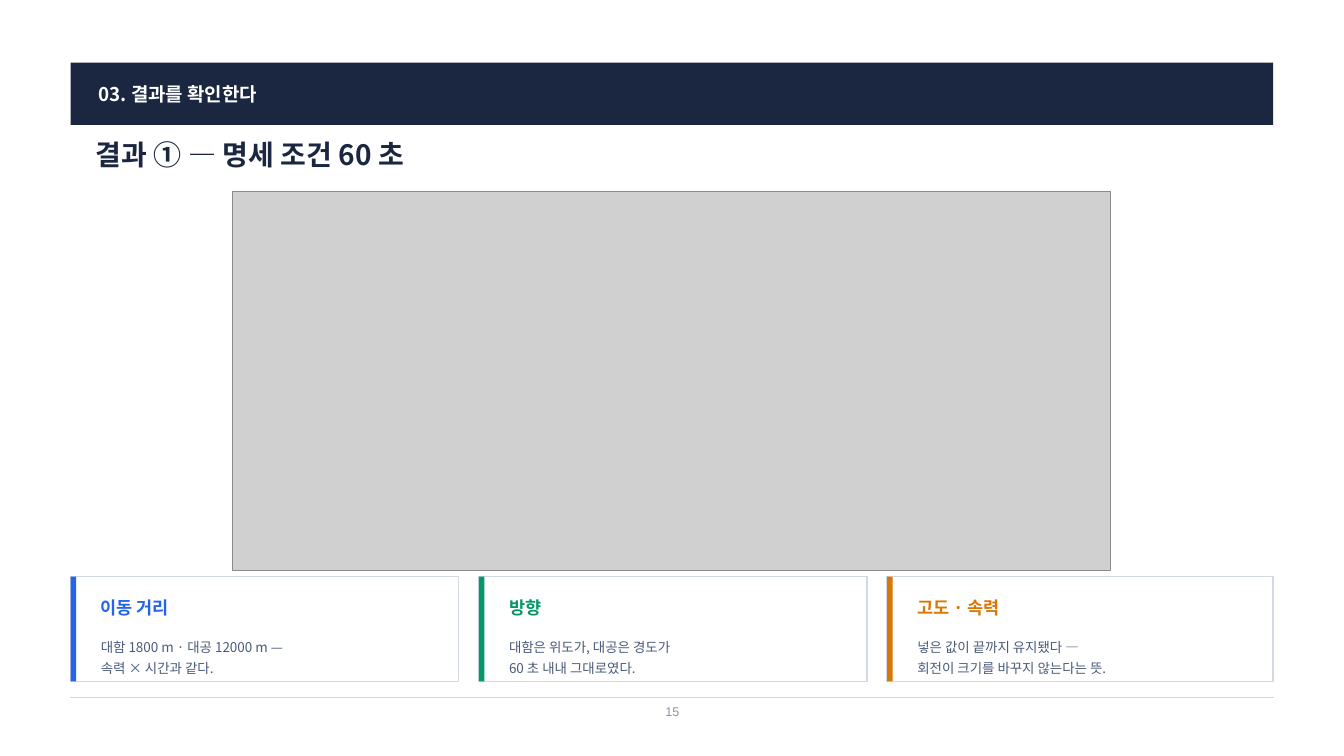
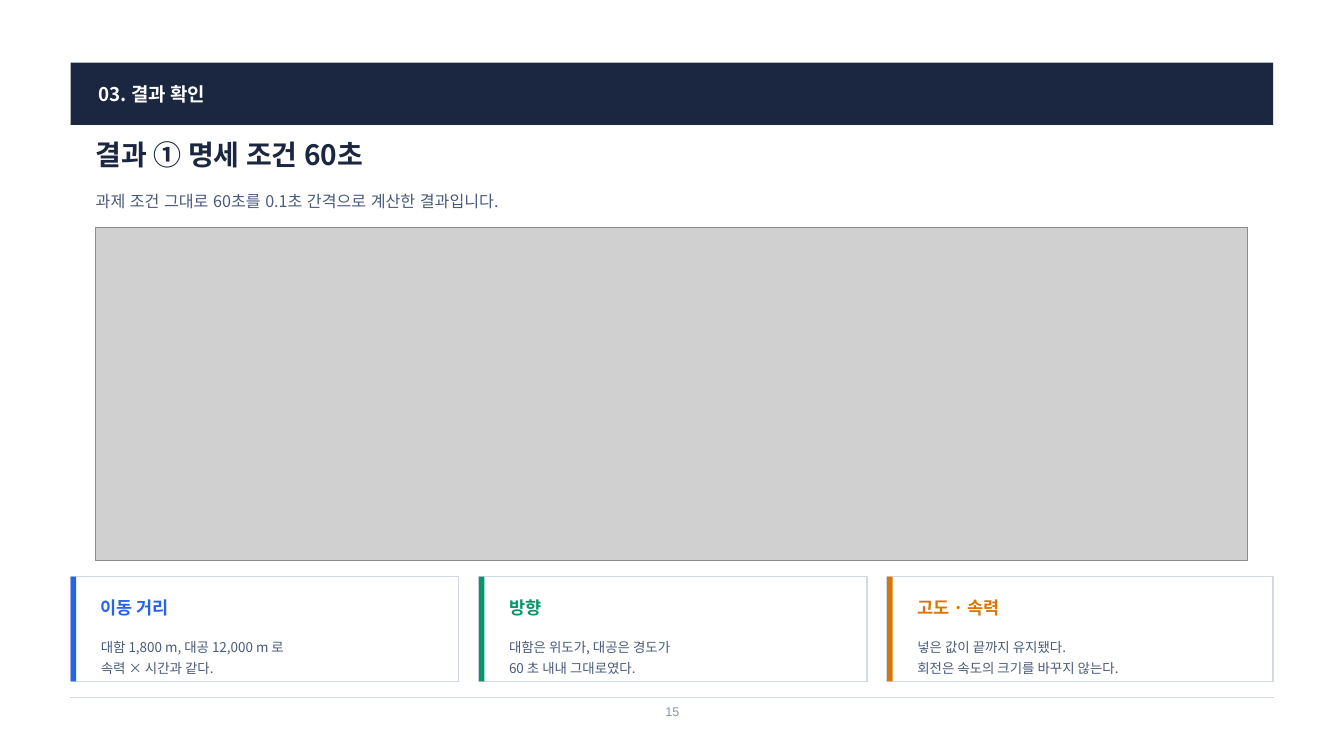
Before and after one commit to harley-hwan/radar-sw-study, a slide deck: slide 15 of Part3_TargetSim/ref/산출물/Chapter3_TargetSim.pptx. Drawn at 1344x756 pixels with LibreOffice and Linux fonts; fonts in the diff are those of the drawing; grey boxes stand for pictures. Boxes give left, top, right and bottom in pixels: in the first picture for what was removed or moved away, otherwise in the second. Text is boxed around its words. In the diff, an @@ line names an element or a change of style, - is before the commit and + after.

```diff
--- a/Part3_TargetSim/ref/산출물/Chapter3_TargetSim.pptx
+++ b/Part3_TargetSim/ref/산출물/Chapter3_TargetSim.pptx
@@ text at (99,85,205,103): text changed @@
-03. 결과를 확인한다
+03. 결과 확인
@@ text at (96,141,363,168): text changed @@
-결과 ① — 명세 조건 60 초
+결과 ① 명세 조건 60초
@@ text added at (96,193,499,209), 11.5 pt, text #4A5A7A @@
+과제 조건 그대로 60초를 0.1초 간격으로 계산한 결과입니다.
@@ picture: place and size @@
-picture at (233,192,1111,571)
+picture at (96,228,1248,561)
@@ text at (101,641,283,655): text changed @@
-대함 1800 m · 대공 12000 m —
+대함 1,800 m, 대공 12,000 m 로
@@ text at (917,641,1119,674): text changed @@
-넣은 값이 끝까지 유지됐다 —
-회전이 크기를 바꾸지 않는다는 뜻.
+넣은 값이 끝까지 유지됐다.
+회전은 속도의 크기를 바꾸지 않는다.
```
Also in this commit, not shown: 12 other slides changed, 3 slides added, 3 slides removed, 1 other file.
